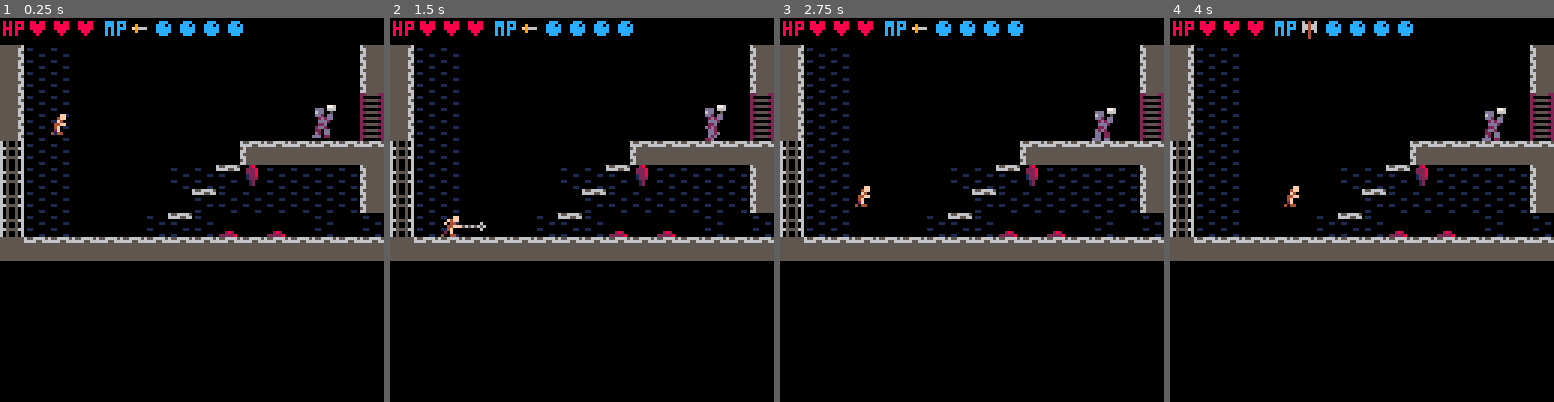
Above: before the commit, frames 1-4 (left to right).
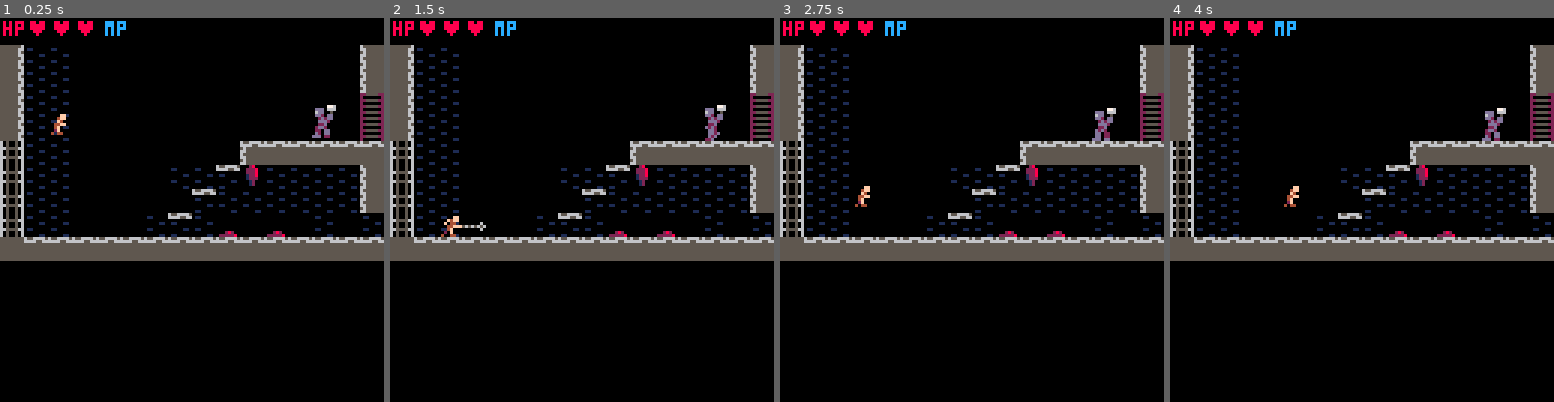
Above: after the commit, the same moments.

Repository: AddisonMink/fortrebosque
Game: PICO-8 cartridge main.p8
Same seed, same stepped clock (60 frames per second), same inputs: the game is played once before the commit and once after it.
Inputs:
- Up to frame 1 (0.25 s): no input
- Up to frame 2 (1.5 s): tap X (X key) at 0.33, 1.07 s; tap O (Z key) at 0.7 s
- Up to frame 3 (2.75 s): hold Right 1.6-2.1 s; tap O (Z key) at 1.7, 2.1, 2.5 s; tap X (X key) at 1.85 s; hold Up 2.15-2.42 s; hold Right from 2.47 s (still down)
- Up to frame 4 (4 s): tap O (Z key) at 2.9, 3.3, 3.7 s; tap X (X key) at 2.97 s; release Right at 3.03 s; hold Left 3.08-3.58 s; hold Down 3.63-3.97 s

The runs differ from the first frame. In frame 1, 0.5% of the frame differs, in the area x 34-64%, y 0-5%; in frame 2, 0.5%; in frame 3, 0.5%; in frame 4, 0.6%, in the area x 34-64%, y 0-6%.

Commit message:
add to bug list.

Diff:
--- a/main.p8
+++ b/main.p8
@@ -28,9 +28,6 @@
 	end
 
 	player = player_new(16, 48 + 80 - 40)
-	global.mp = 4
-	global.mp_max = 4
-	global.subweapons = { "knife", "axe", "water" }
 	room = room_map["0,1"]
 	room.init(player)
 	state = "play"
@@ -276,10 +273,10 @@
 3800000000001d0000002c000000003768716761006700006761006700006760606717090067000067000900670000000000000067000074000000670000005820000000000000000000000000000020200000000000000000000000000000202000000000000000000000000000002020000000000000000000000000000020
 3800000000312028210000000000003768606070707000007070707000000058787070700017000000000000000000000000000000000000000000000000005820000000000000000000000000000020200000000000000000000000000000202000000000000000000000000000002020000000000000000000000000000020
 3800002c00272727000021000000000000000000000000000000000000000058780000000070700000000000707060606000000000000000000000000000005820000000000000000000000000000020200000000000000000000000000000202000000000000000000000000000002020000000000000000000000000000020
-380000000027272700000000210000000000000a0000000000000a0000000058780000000000000070707000000058786870000000000000000000000000705820000000000000000000000000000020200000000000000000000000000000202000000000000000000000000000002020000000000000000000000000000020
+380000000027272700000000210000000000000a0000000000000a0000000058780000000000000070707000000058786870000000000070700000000000705820000000000000000000000000000020200000000000000000000000000000202000000000000000000000000000002020000000000000000000000000000020
 3800001e1f002700002c1e1f0000313060606060607000007060606060606078784848484848484860000000606078782048484860606048486060604848482020202020202020202020202020202020202020202020202020202020202020202020202020202020202020202020202020202020202020202020202020202020
 3827270000000000000000000000003720202020380000213720202020202020202020202020202020000031202020202020202020202020202020202020202020202020202020202020202020202020202020202020202020202020202020202020202020202020202020202020202020202020202020202020202020202020
-38272700000000000000000000000037380000000000210000000000090000373800000000000009000021090000003738000000003f0000000000000000003720000000000000000000000000000020200000000000000000000000000000202000000000000000000000000000002020000000000000000000000000000020
+38272700000000000000000000000037380000000000210000000000090000373800000000000000000021090000003738000000003f0000000000000000003720000000000000000000000000000020200000000000000000000000000000202000000000000000000000000000002020000000000000000000000000000020
 3827270000000000000000000000000600002d00002100002d00002d00002d00002d00002d00002d00212d00002d000000002d00003f0000000000000000003720000000000000000000000000000020200000000000000000000000000000202000000000000000000000000000002020000000000000000000000000000020
 38272700000000000000000000010006000000002100000000000000000a00000000000000000000270027210000000000000000003f0000000000000000003720000000000000000000000000000020200000000000000000000000000000202000000000000000000000000000002020000000000000000000000000000020
 29272700000000000000313030303030303030303030282100002100002121312821000000000a21000000002721273128000061003f0000000000000000003720000000000000000000000000000020200000000000000000000000000000202000000000000000000000000000002020000000000000000000000000000020
Not shown, added: bugs.txt
